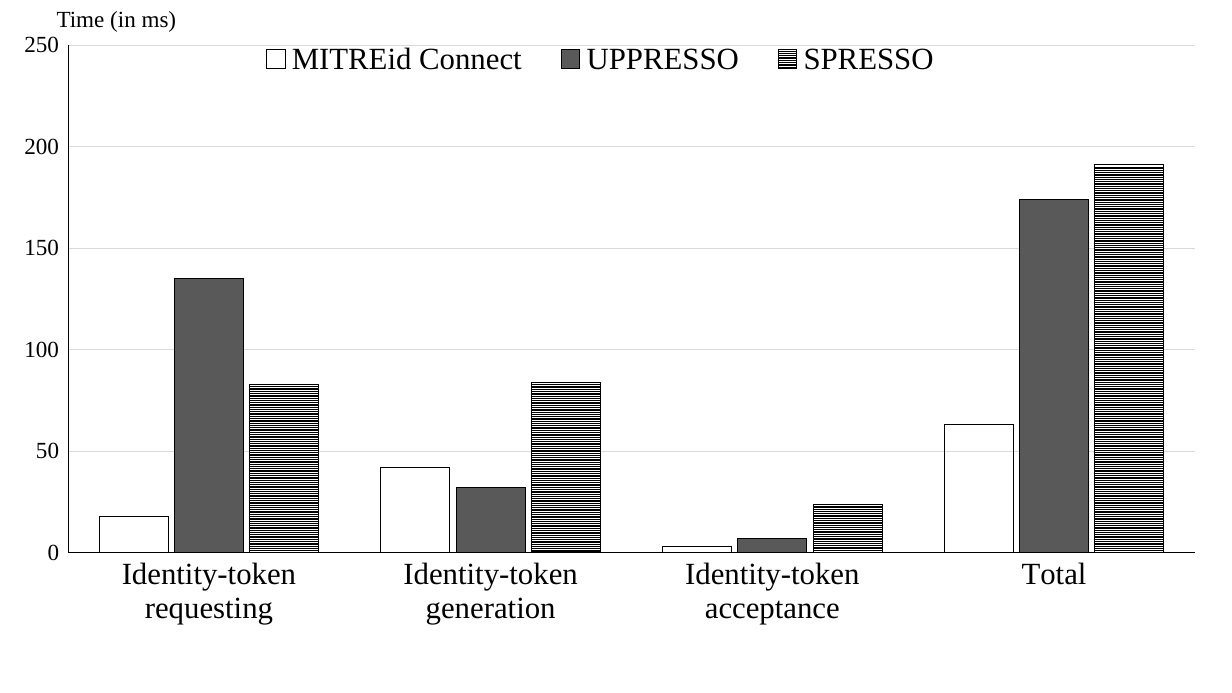
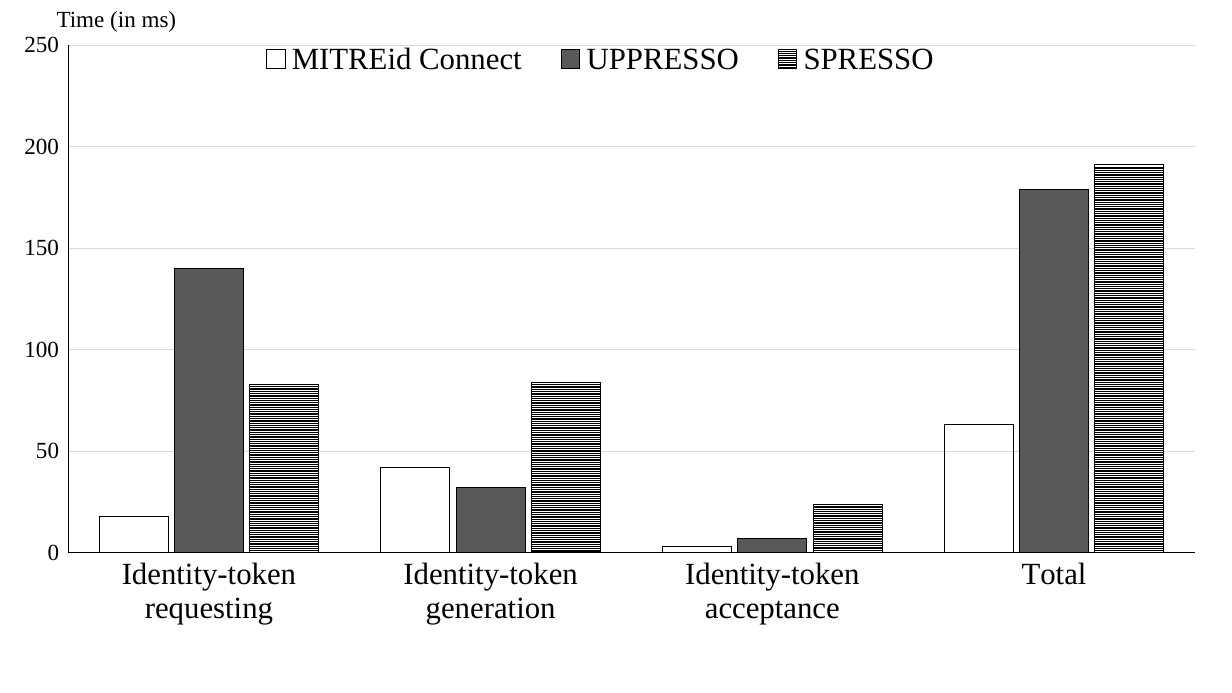
Before and after one commit to cqguo/OIDC-latex, a slide deck: slide 1 of fig/evaluation-lan.pptx. Drawn at 1232x693 pixels with LibreOffice and Linux fonts; fonts in the diff are those of the drawing. Boxes give left, top, right and bottom in pixels: in the first picture for what was removed or moved away, otherwise in the second. Text is boxed around its words. In the diff, an @@ line names an element or a change of style, - is before the commit and + after.

```diff
--- a/fig/evaluation-lan.pptx
+++ b/fig/evaluation-lan.pptx
@@ column chart at (0,19,1220,693) @@
@@ UPPRESSO, Identity-token requesting: 135 to 140 @@
@@ UPPRESSO, Total: 174 to 179 @@
```
Also in this commit, not shown: 3 other files.
